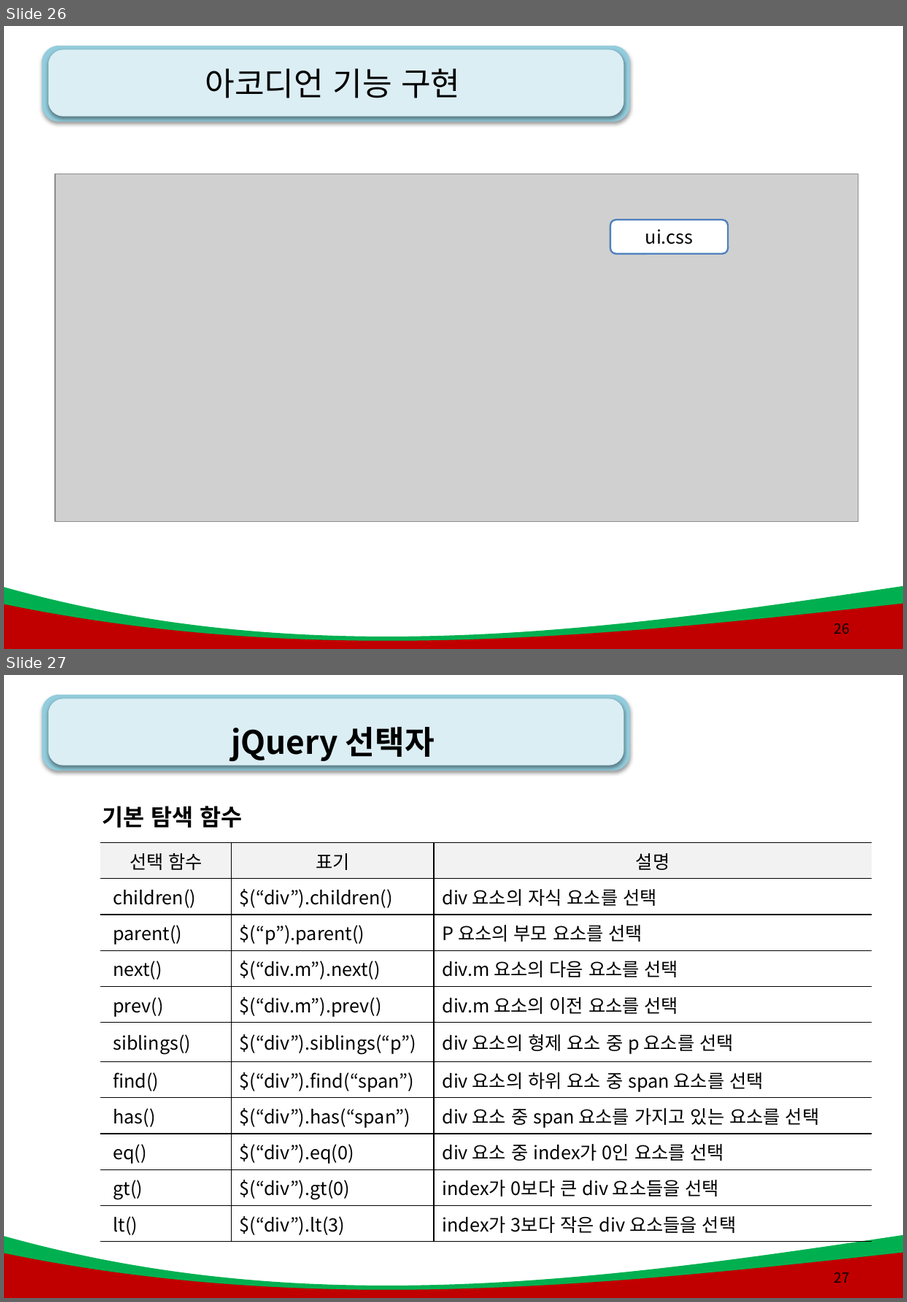
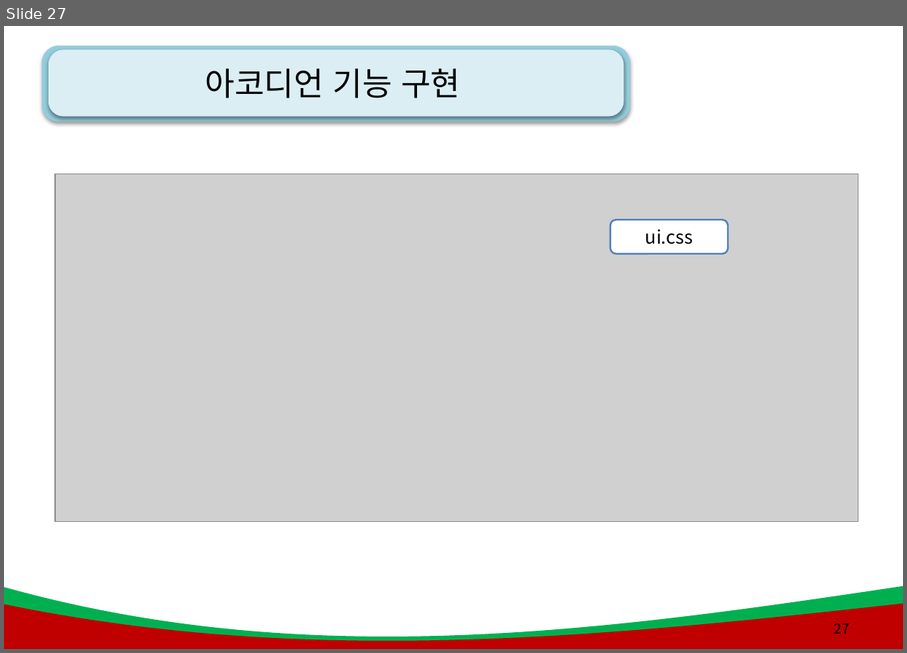
Before and after one commit to kiyongee2/green_project_web, a slide deck: js_ppt/9강. JQuery .pptx. Shown one above the other, each under a label of ours: slides 26 and 27 before the commit, slide 27 after it. The pictures are 907x1302 and 907x653 pixels, drawn with LibreOffice and Linux fonts; fonts in the diff are those of the drawing; grey boxes stand for pictures; background and template pictures are left out. Boxes give left, top, right and bottom in pixels: in the first picture for what was removed or moved away, otherwise in the second. Text is boxed around its words. In the diff, an @@ line names an element or a change of style, - is before the commit and + after.

```diff
--- a/js_ppt/9강. JQuery .pptx
+++ b/js_ppt/9강. JQuery .pptx
@@ slide 27 removed at (x1=4, y1=675, x2=903, y2=1298), background #FFFFFF; not listed: 4 template elements that a slide beside it also shows @@
@@ title removed at (x1=231, y1=727, x2=435, y2=761) @@
-jQuery 선택자
@@ text removed at (x1=103, y1=806, x2=243, y2=828) @@
-기본 탐색 함수
@@ table removed at (x1=100, y1=843, x2=872, y2=1241), 11 rows, 3 columns @@
-선택 함수 | 표기 | 설명
-children() | $(“div”).children() | div 요소의 자식 요소를 선택
-parent() | $(“p”).parent() | P 요소의 부모 요소를 선택
-next() | $(“div.m”).next() | div.m 요소의 다음 요소를 선택
-prev() | $(“div.m”).prev() | div.m 요소의 이전 요소를 선택
-siblings() | $(“div”).siblings(“p”) | div 요소의 형제 요소 중 p 요소를 선택
-find() | $(“div”).find(“span”) | div 요소의 하위 요소 중 span 요소를 선택
-has() | $(“div”).has(“span”) | div 요소 중 span 요소를 가지고 있는 요소를 선택
-eq() | $(“div”).eq(0) | div 요소 중 index가 0인 요소를 선택
-gt() | $(“div”).gt(0) | index가 0보다 큰 div 요소들을 선택
-lt() | $(“div”).lt(3) | index가 3보다 작은 div 요소들을 선택
@@ page number removed at (x1=835, y1=1272, x2=850, y2=1282) @@
-27
@@ what was slide 26 is now slide 27 @@
@@ page number at (x1=835, y1=623, x2=850, y2=633): text changed @@
-26
+27
```
Also in this commit, not shown: 1 slide changed, 35 other slides removed, 14 other files.
